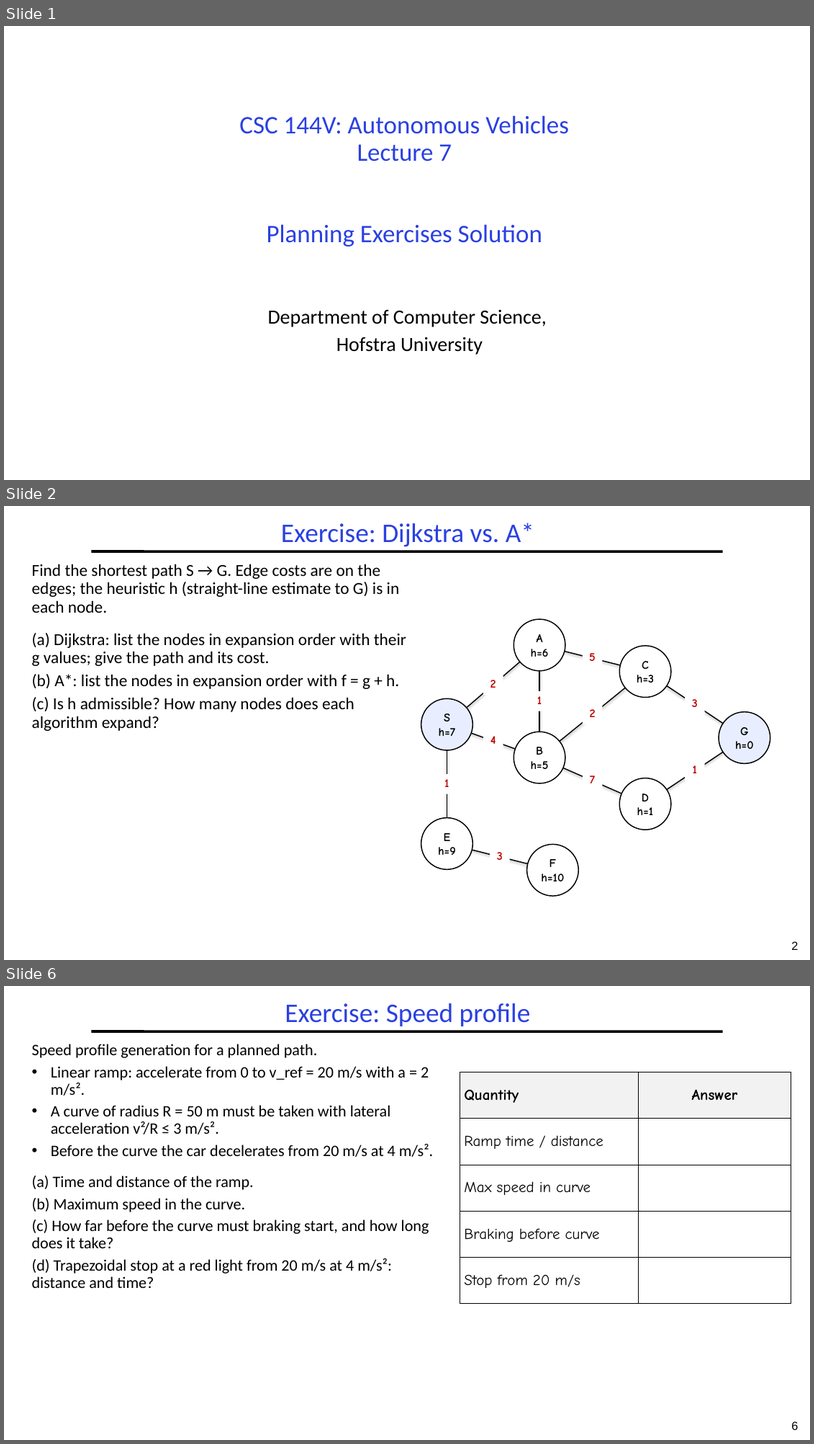
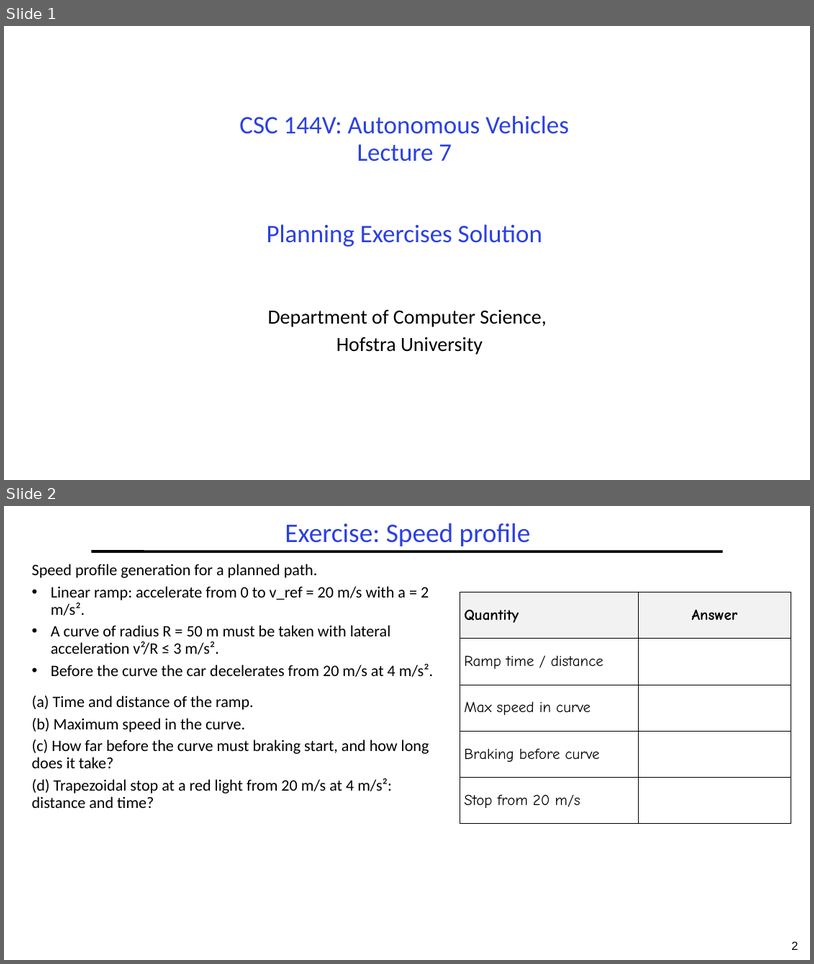
Before and after one commit to guhofstra/CSC144V, a slide deck: Exercises/L7-Exercises ANS.pptx. Shown one above the other, each under a label of ours: slides 1, 2 and 6 before the commit, slides 1 and 2 after it; the slides between them are not shown. The pictures are 814x1444 and 814x964 pixels, drawn with LibreOffice and Linux fonts; fonts in the diff are those of the drawing. Boxes give left, top, right and bottom in pixels: in the first picture for what was removed or moved away, otherwise in the second. Text is boxed around its words. In the diff, an @@ line names an element or a change of style, - is before the commit and + after.

```diff
--- a/Exercises/L7-Exercises ANS.pptx
+++ b/Exercises/L7-Exercises ANS.pptx
@@ slide 2 removed at [4, 506, 810, 960], background #FFFFFF; not listed: 2 template elements that a slide beside it also shows @@
@@ title removed at [281, 523, 535, 547] @@
-Exercise: Dijkstra vs. A*
@@ text removed at [32, 564, 406, 731] @@
-Find the shortest path S → G. Edge costs are on the edges; the heuristic h (straight-line estimate to G) is in each node.
-(a) Dijkstra: list the nodes in expansion order with their g values; give the path and its cost.
-(b) A*: list the nodes in expansion order with f = g + h.
-(c) Is h admissible? How many nodes does each algorithm expand?
@@ ellipse removed at [514, 619, 566, 671] @@
-A
-h=6
@@ line removed from (448, 724) to (540, 645) @@
@@ line removed from (540, 645) to (540, 758) @@
@@ line removed from (540, 645) to (646, 671) @@
@@ text removed at [589, 653, 596, 661] @@
-5
@@ ellipse removed at [620, 646, 671, 698] @@
-C
-h=3
@@ line removed from (540, 758) to (646, 671) @@
@@ line removed from (646, 671) to (745, 738) @@
@@ ellipse removed at [422, 698, 473, 750] @@
-S
-h=7
@@ text removed at [491, 680, 496, 687] @@
-2
@@ text removed at [538, 696, 542, 704] @@
-1
@@ text removed at [692, 699, 698, 707] @@
-3
@@ text removed at [590, 709, 596, 717] @@
-2
@@ ellipse removed at [719, 712, 771, 763] @@
-G
-h=0
@@ line removed from (448, 724) to (540, 758) @@
@@ line removed from (448, 724) to (448, 844) @@
@@ text removed at [491, 736, 496, 744] @@
-4
@@ ellipse removed at [514, 731, 566, 783] @@
-B
-h=5
@@ line removed from (646, 803) to (745, 738) @@
@@ line removed from (540, 758) to (646, 803) @@
@@ text removed at [445, 779, 449, 787] @@
-1
@@ text removed at [590, 775, 595, 783] @@
-7
@@ ellipse removed at [620, 777, 671, 829] @@
-D
-h=1
@@ text removed at [693, 765, 697, 773] @@
-1
@@ ellipse removed at [422, 818, 473, 869] @@
-E
-h=9
@@ line removed from (448, 844) to (553, 870) @@
@@ ellipse removed at [527, 844, 579, 896] @@
-F
-h=10
@@ text removed at [497, 852, 503, 860] @@
-3
@@ what was slide 6 is now slide 2 @@
@@ page number at [792, 941, 798, 950]: text changed @@
-6
+2
```
Also in this commit, not shown: 5 other slides removed, 19 other files.
